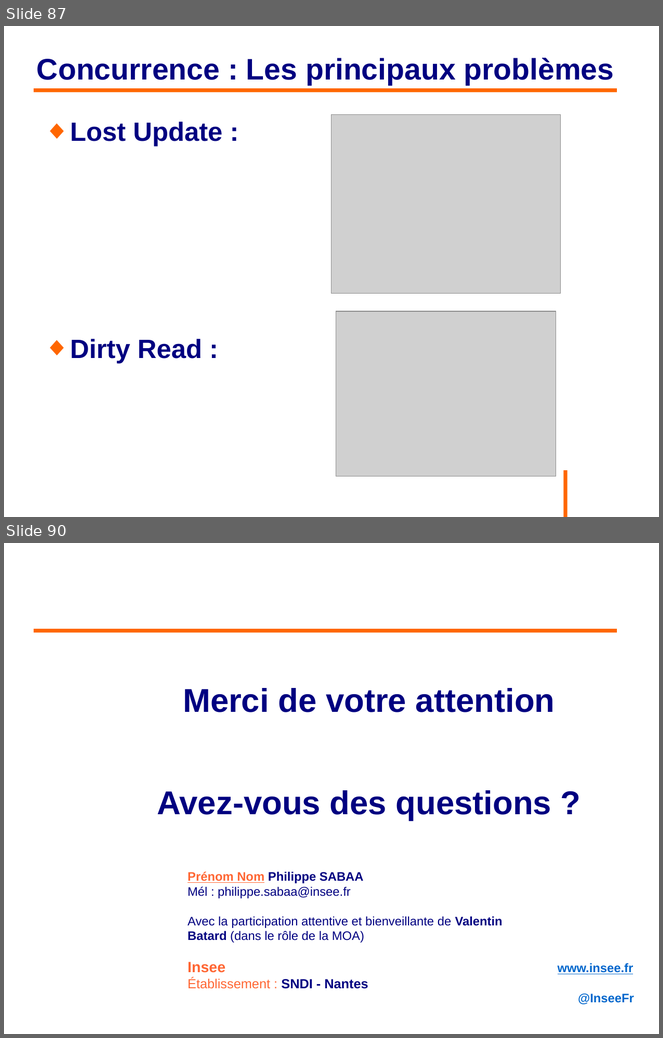
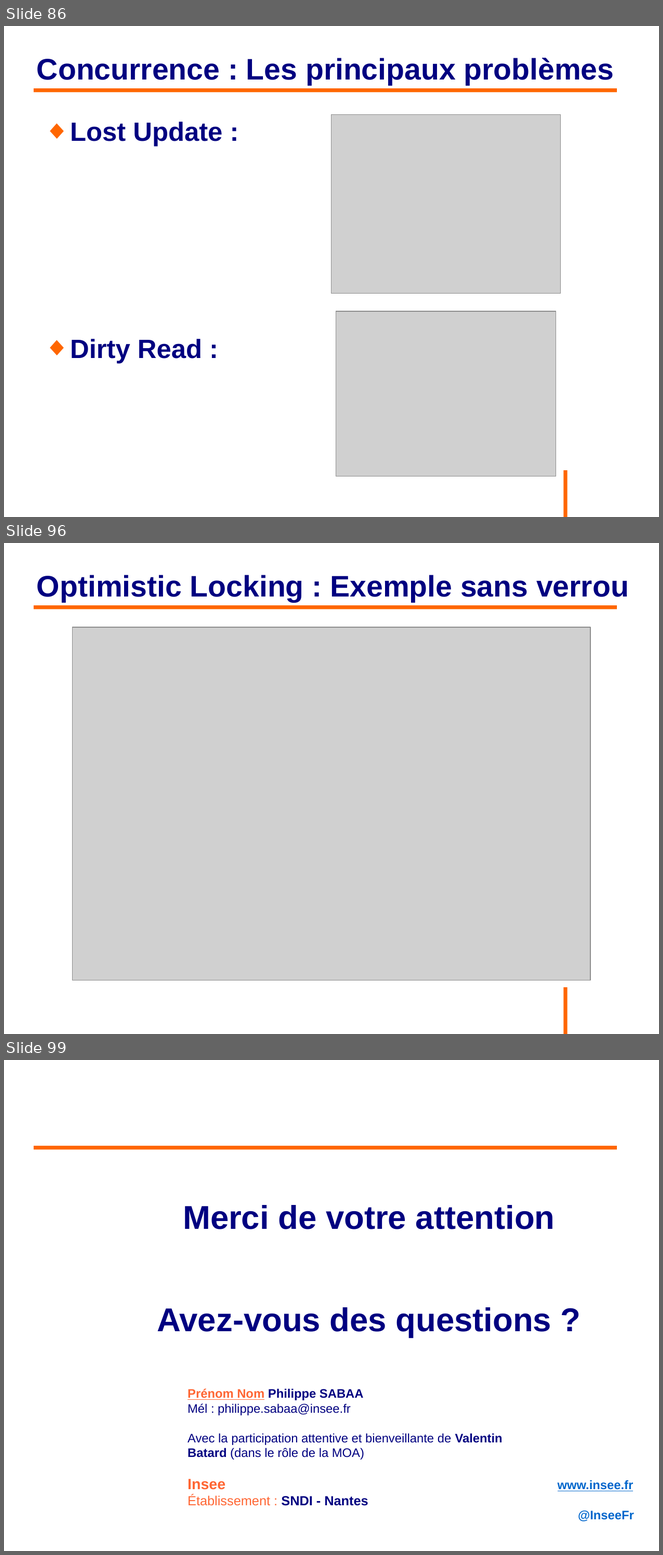
Before and after one commit to philphils/formation-hibernate-avancee, a slide deck: Documentation/diapo_formation_hibernate_avancee.odp. Shown one above the other, each under a label of ours: slides 87 and 90 before the commit, slides 86, 96 and 99 after it; the slides between them are not shown. The pictures are 663x1038 and 663x1555 pixels, drawn with LibreOffice and Linux fonts; fonts in the diff are those of the drawing; grey boxes stand for pictures; background and template pictures are left out. Boxes give left, top, right and bottom in pixels: in the first picture for what was removed or moved away, otherwise in the second. Text is boxed around its words. In the diff, an @@ line names an element or a change of style, - is before the commit and + after.

Commit message:
Fin diapo partie 4 sous partie Verrou Optimiste

```diff
--- a/Documentation/diapo_formation_hibernate_avancee.odp
+++ b/Documentation/diapo_formation_hibernate_avancee.odp
@@ slide 96 added at bbox=[4, 543, 659, 1034], background #FFFFFF; not listed: 1 template element that a slide beside it also shows @@
@@ title added at bbox=[37, 575, 629, 602], 36 pt, text #000080, bold @@
+Optimistic Locking : Exemple sans verrou
@@ line added from (34, 607) to (618, 607), #FF6600 4.54 pt @@
@@ picture added at bbox=[72, 627, 591, 981] @@
@@ what was slide 87 is now slide 86 @@
@@ what was slide 90 is now slide 99 @@
```
Also in this commit, not shown: 8 slides changed, 8 other slides added, 1 other file.
